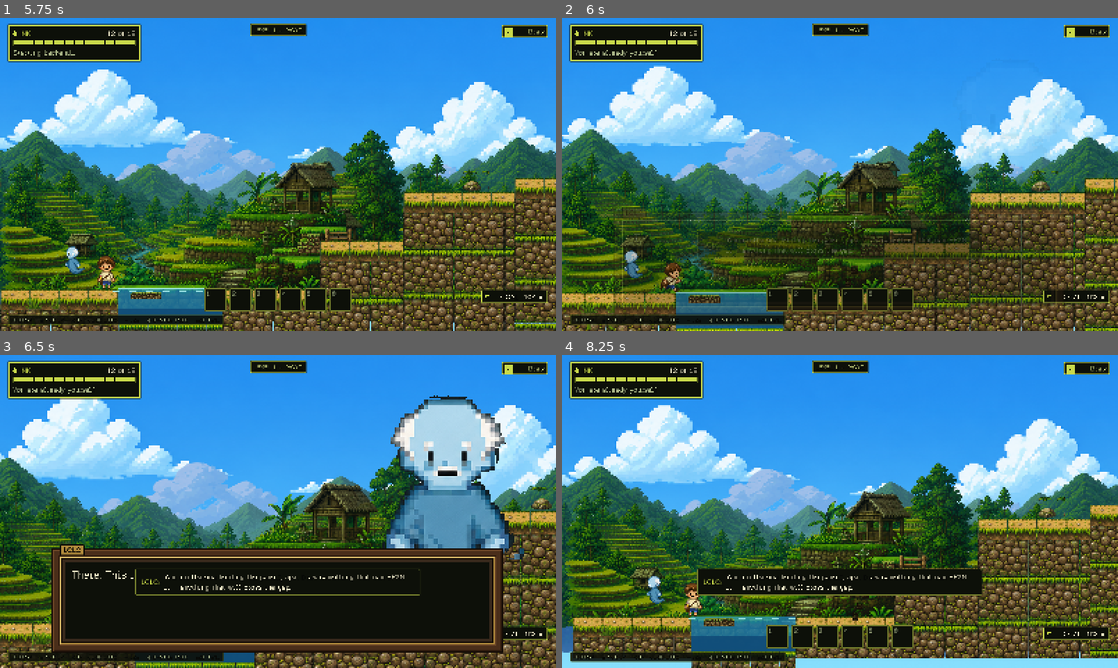
Above: before the commit, frames 1-4 (two rows, left to right).
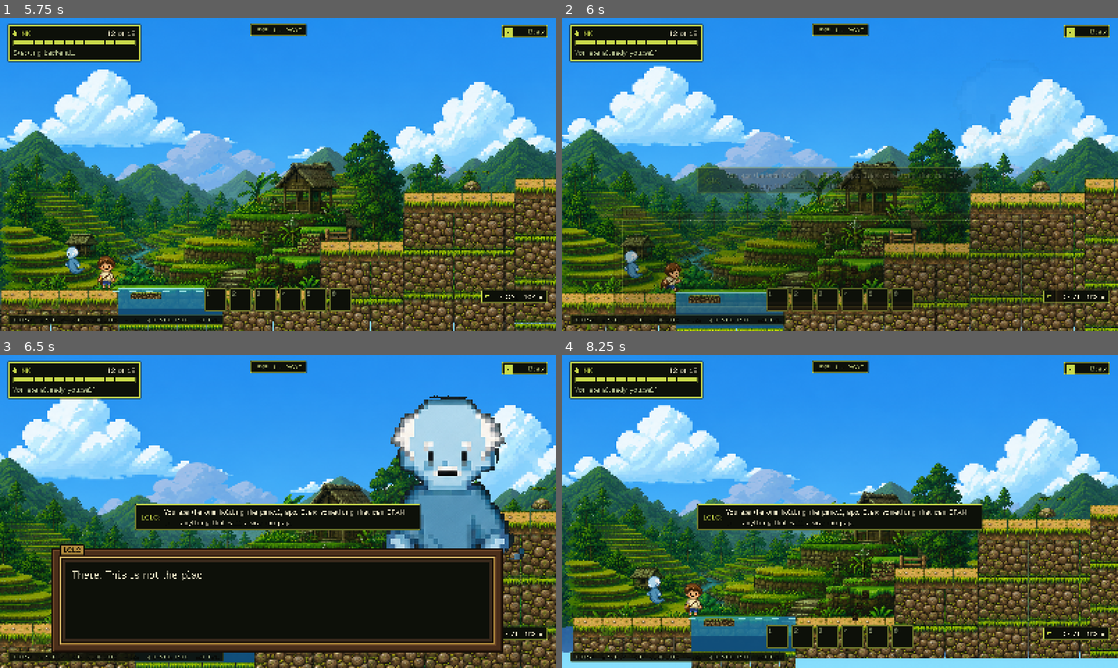
Above: after the commit, the same moments.

Repository: hyuuuan/OBRA
Game: Godot game, scene res://ui/main_menu.tscn
The game is run twice, just before and just after one commit, with the same random seed, the same clock (stepped at 60 frames per second) and the same inputs.
Inputs (mouse positions are in pixels of both pictures, inside the frame that each line leads up to):
- Up to frame 1 (5.75 s): click "PLAY" at 0.5 s; tap E (interact) at 1.25, 2.75, 3.5 s; move the mouse to (400, 158) at 1.27 s; hold D (move_right) 1.28-2 s; hold E (interact) 1.28-2 s; click (400, 158) at 1.42 s; tap Space (jump) at 1.52, 1.82, 4.52, 4.82 s; drag from (166, 190) to (394, 136) at 2.02 s; move the mouse to (333, 105) at 2.77 s; hold A (move_left) 2.78-3.5 s; hold Q (revert_form) 2.78-3.5 s; drag from (250, 237) to (411, 136) at 3.52 s; tap R (redraw) at 4.25 s; move the mouse to (444, 221) at 4.27 s; hold D (move_right) 4.28-5 s; hold E (interact) 4.28-5 s; drag from (111, 127) to (366, 212) at 5.02 s
- Up to frame 2 (6 s): move the mouse to (867, 174) at 5.77 s; hold D (move_right) from 5.78 s (still down); hold Q (revert_form) from 5.78 s (still down); click (867, 174) at 5.92 s
- Up to frame 3 (6.5 s): keep holding D (move_right); keep holding Q (revert_form)
- Up to frame 4 (8.25 s): release D (move_right) at 6.5 s; release Q (revert_form) at 6.5 s; drag from (756, 433) to (728, 527) at 6.52 s; move the mouse to (962, 495) at 7.27 s; hold A (move_left) 7.28-8 s; hold E (interact) 7.28-8 s; tap Space (jump) at 7.52, 7.82 s; tap Enter (ui_accept) at 8 s; drag from (728, 527) to (756, 639) at 8.02 s

Frame 1 is identical in both runs. In frame 2, 4.8% of the frame differs, in the area x 24-76%, y 47-77%; in frame 3, 4.7%; in frame 4, 8.1%.

Commit message:
Stop hints and story drawing through each other
The dialogue box is 300 tall and lifted 44, so it owns everything from y 556 down.
The hint bar was lifted 210, which put it at 620. They overlapped by seventy pixels
of solid panel, and what a player saw was advice about what to draw printed across a
line of Lola's story.

Two things fix it and both are wanted. The bar clears the box's top rail now, and it
stands down entirely while a line is up -- a hint and a story line together are two
voices talking over each other, and the hint is the one that can wait, because it is
about an obstacle and the obstacle is not going anywhere. Suppressed rather than
cancelled, so reading a line does not cost you the advice underneath it.

Two mistakes on the way there, both worth the comments they left behind. Suppressing
on `_life > 0` hid every hint the director raises: _life is a countdown and zero
means "hold until told otherwise", not "expired". And suppressing by toggling the
panel's `visible` let a deferred _relayout land on a hidden frame -- a container
measured while invisible does not report the size it will be, so the bar came back
as an eight-hundred-pixel empty black slab across the top of the level. It is alpha
now, which changes nothing about layout.

Diff:
--- a/game/scripts/hint_bar.gd
+++ b/game/scripts/hint_bar.gd
@@ -15,7 +15,14 @@
 
 ## Where it sits: centred, above the hotbar, out of the middle of the screen where the
 ## thing the hint is about usually is.
-const LIFT := 210.0
+## How far the bar's BOTTOM sits above the bottom of the screen.
+##
+## Clear of the dialogue box, which is the whole reason for the number. The box is 300 tall
+## and lifted 44, so it owns everything from 556 down; at 210 the hint sat at 620 and the
+## two drew straight through each other -- a hint about what to draw printed across a line
+## of Lola's story. This clears the box's top rail with a margin, and it is horizontally
+## clear of the speaker's portrait too, which stands on that rail over at the right.
+const LIFT := 396.0
 const MAX_WIDTH := 720.0
 
 var _panel: PanelContainer
@@ -64,6 +71,17 @@
 
 ## `seconds` of 0 means "until something replaces it", which is what a hint about the
 ## obstacle in front of you wants to be.
+## Whether a story line is up. A hint and a line of dialogue on screen together are two
+## voices talking over each other, and the hint is the one that can wait: it is advice about
+## the obstacle in front of you and the obstacle is not going anywhere.
+func _someone_is_speaking() -> bool:
+	for node in get_tree().get_nodes_in_group(DialogueBox.GROUP):
+		var box := node as CanvasItem
+		if box != null and box.visible:
+			return true
+	return false
+
+
 func show_hint(text: String, speaker: String = "", seconds: float = 0.0) -> void:
 	if text.is_empty():
 		clear()
@@ -102,6 +120,22 @@
 
 
 func _process(delta: float) -> void:
+	# Stood down while the box is speaking, and back up the moment it closes. Suppressed
+	# rather than cancelled: the hint the director asked for is still the current one, so a
+	# player who reads a line of story does not have to re-trigger the advice underneath it.
+	# FADED, NEVER HIDDEN. _relayout sizes the panel from get_combined_minimum_size(), and a
+	# container measured while it is invisible does not report the size it will be -- so
+	# toggling `visible` here let a deferred relayout land on a hidden frame and stick an
+	# eight-hundred-pixel empty black slab across the top of the level. Alpha changes nothing
+	# about layout.
+	#
+	# It is the PANEL's alpha and not this node's, because show_hint and clear both tween
+	# this node's, and two things writing one property is how a bar ends up half-faded.
+	var speaking := _someone_is_speaking()
+	if _panel != null:
+		_panel.modulate.a = 0.0 if speaking else 1.0
+	if speaking:
+		return
 	if _life <= 0.0:
 		return
 	_life -= delta
